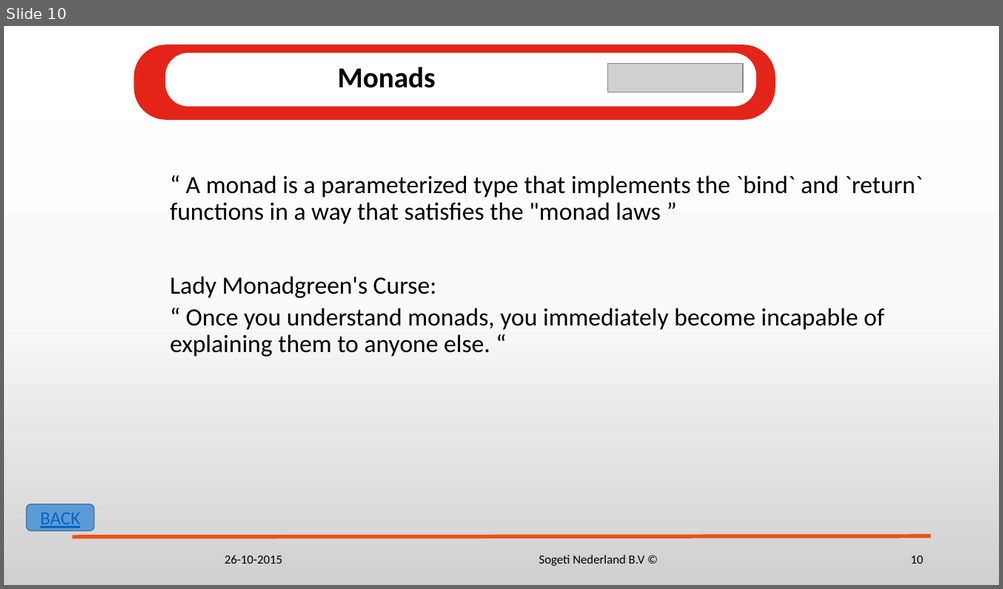
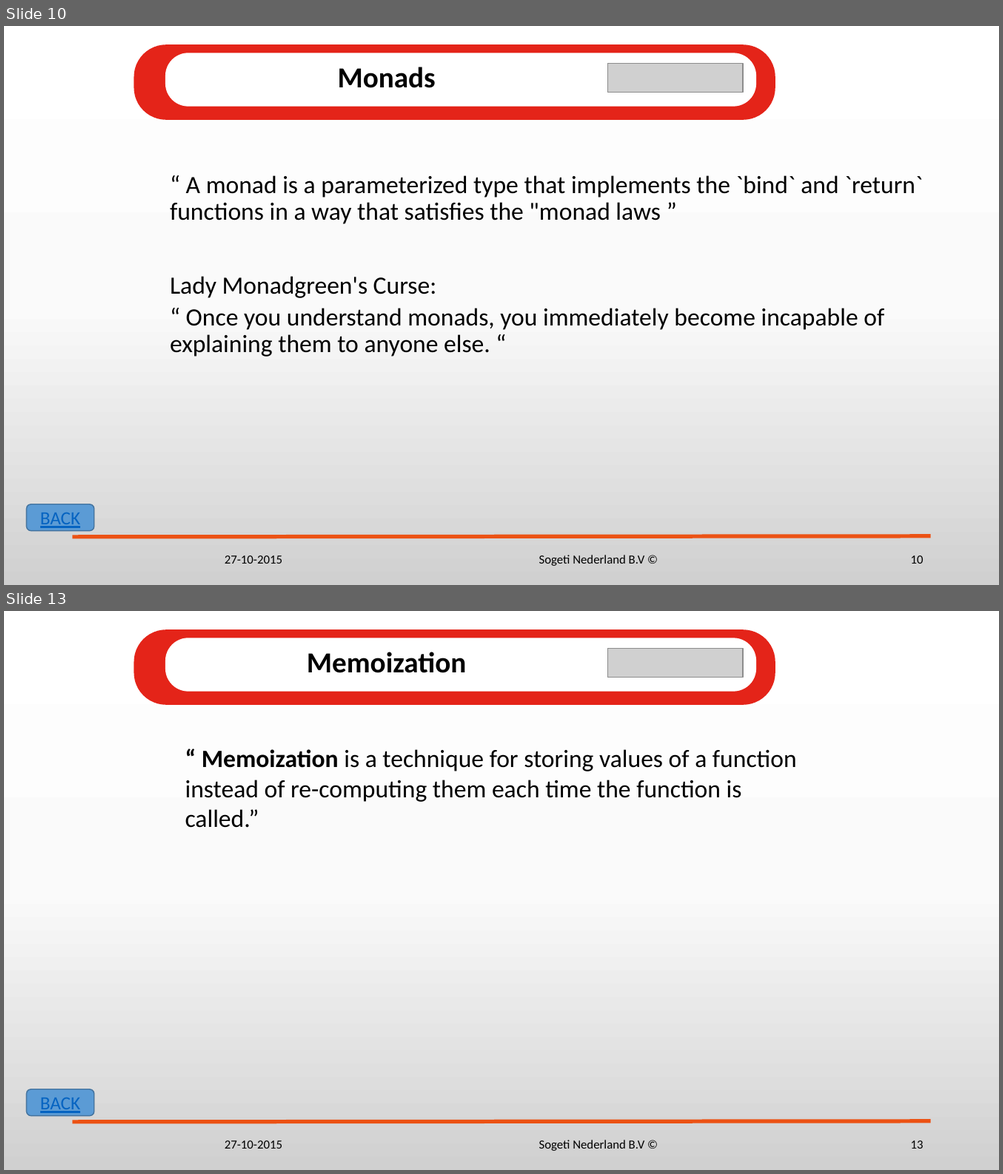
Before and after one commit to KeesDijk/FunctionalThinking, a slide deck: FunctionalThinking.pptx. Shown one above the other, each under a label of ours: slide 10 before the commit, slides 10 and 13 after it; the slides between them are not shown. The pictures are 1003x589 and 1003x1174 pixels, drawn with LibreOffice and Linux fonts; fonts in the diff are those of the drawing; grey boxes stand for pictures; background and template pictures are left out. Boxes give left, top, right and bottom in pixels: in the first picture for what was removed or moved away, otherwise in the second. Text is boxed around its words. In the diff, an @@ line names an element or a change of style, - is before the commit and + after.

Commit message:
Added Memoization

```diff
--- a/FunctionalThinking.pptx
+++ b/FunctionalThinking.pptx
@@ slide 13 added at <box>4,611,999,1170</box>, background gradient #FFFFFF to #FBFBFB to #D1D1D1; not listed: 1 template element that a slide beside it also shows @@
@@ group added at <box>134,629,775,705</box>: 2 rounded rectangles, 1 text, 1 picture @@
+Memoization
@@ text added at <box>185,749,797,828</box>, 24 pt, text #000000 @@
+“ Memoization is a technique for storing values of a function instead of re-computing them each time the function is called.”
@@ rounded rectangle added at <box>26,1090,94,1117</box>, fill #5B9BD5, outline #43739E 1 pt, 18 pt, text #0563C1, underline @@
+BACK
@@ text added at <box>225,1141,282,1149</box>, 12 pt, text #000000 @@
+27-10-2015
@@ text added at <box>539,1140,645,1151</box>, 12 pt, text #000000 @@
+Sogeti Nederland B.V ©
@@ page number added at <box>910,1141,923,1149</box>, 12 pt, text #000000 @@
+13
@@ slide 10 changed as well @@
@@ text at <box>225,556,282,564</box>: text changed @@
-26-10-2015
+27-10-2015
```
Also in this commit, not shown: 11 other slides changed, 2 other slides added, 8 other files.
